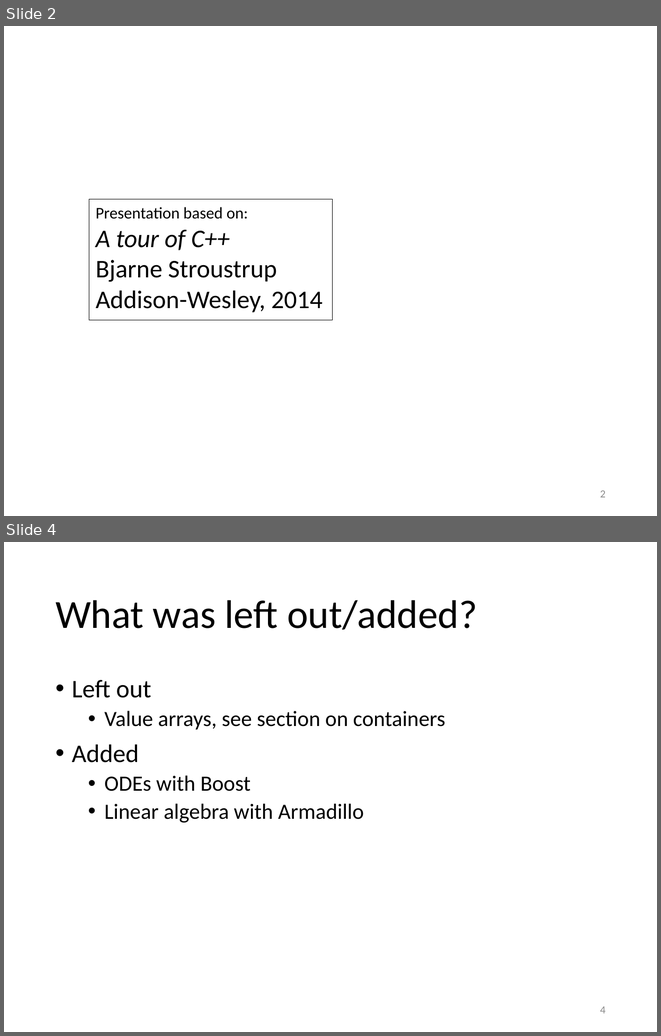
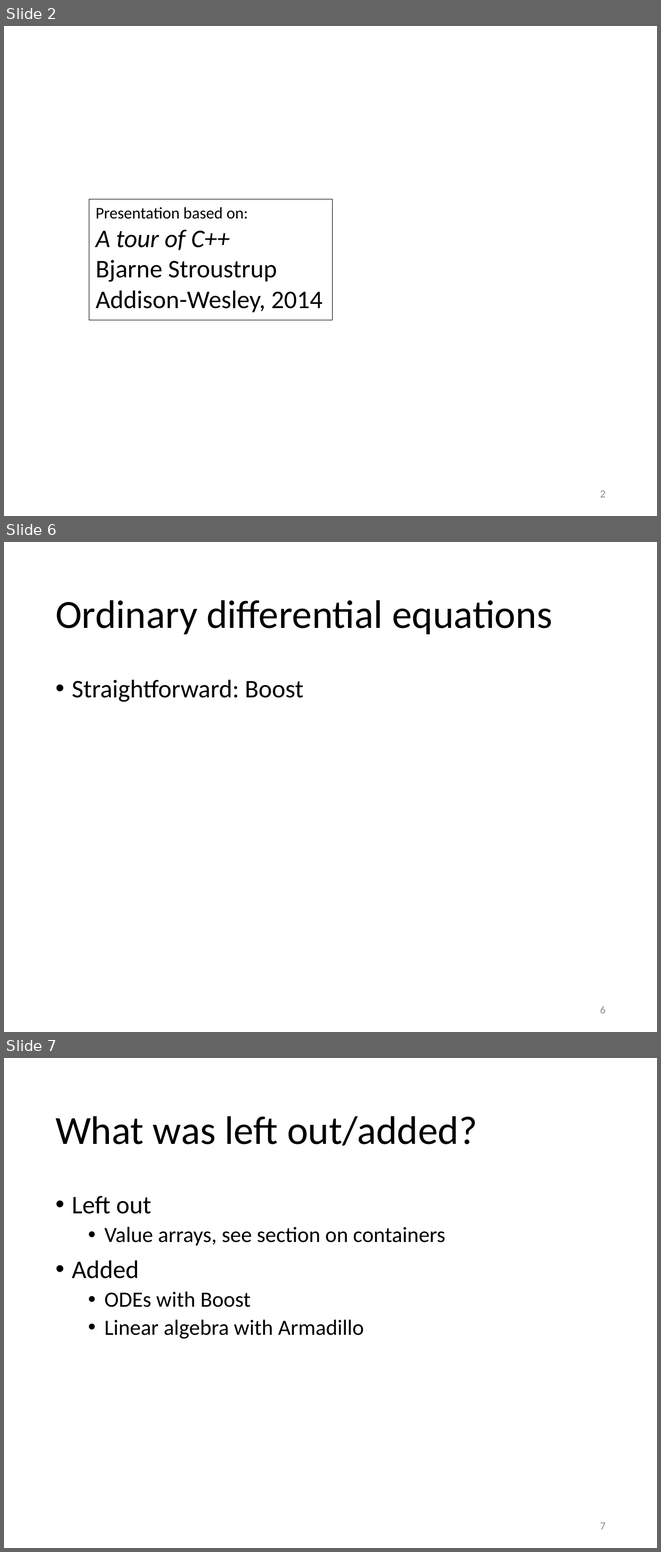
Before and after one commit to gjbex/training-material, a slide deck: CPlusPlus/12_essential_cpp_numerics.pptx. Shown one above the other, each under a label of ours: slides 2 and 4 before the commit, slides 2, 6 and 7 after it; the slides between them are not shown. The pictures are 661x1036 and 661x1552 pixels, drawn with LibreOffice and Linux fonts; fonts in the diff are those of the drawing. Boxes give left, top, right and bottom in pixels: in the first picture for what was removed or moved away, otherwise in the second. Text is boxed around its words. In the diff, an @@ line names an element or a change of style, - is before the commit and + after.

```diff
--- a/CPlusPlus/12_essential_cpp_numerics.pptx
+++ b/CPlusPlus/12_essential_cpp_numerics.pptx
@@ slide 6 added at bbox=[4, 542, 657, 1032], background #FFFFFF @@
@@ title added at bbox=[55, 600, 552, 634], 44 pt, text #000000 @@
+Ordinary differential equations
@@ text added at bbox=[72, 679, 303, 702], 28 pt, text #000000 @@
+• Straightforward: Boost
@@ page number added at bbox=[600, 1006, 606, 1013], 12 pt, text #8C8C8C @@
+6
@@ what was slide 4 is now slide 7 @@
@@ page number at bbox=[600, 1522, 606, 1529]: text changed @@
-4
+7
```
Also in this commit, not shown: 1 slide changed, 2 other slides added.
